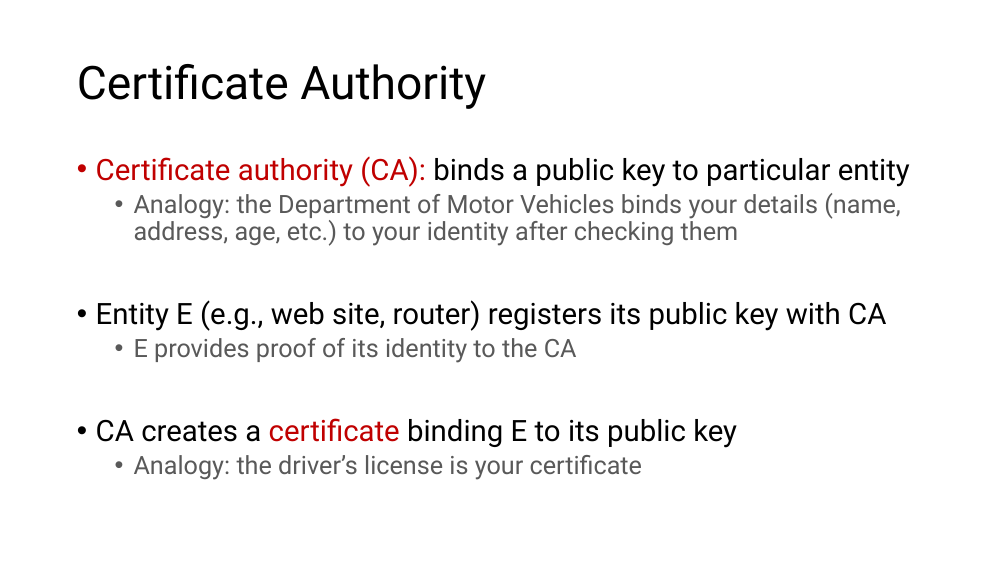
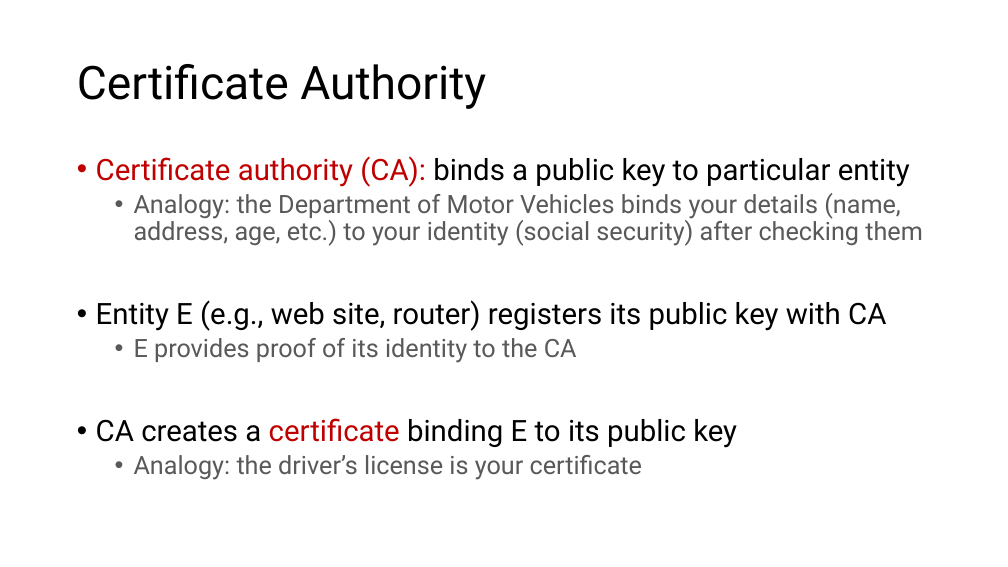
Before and after one commit to ngsrinivas/coursegen, a slide deck: slide 34 of ex/352-S21/staging/352-S21/lectures/security-public-key-crypto.pptx. Drawn at 1008x567 pixels with LibreOffice and Linux fonts; fonts in the diff are those of the drawing. Boxes give left, top, right and bottom in pixels: in the first picture for what was removed or moved away, otherwise in the second. Text is boxed around its words. In the diff, an @@ line names an element or a change of style, - is before the commit and + after.

```diff
--- a/ex/352-S21/staging/352-S21/lectures/security-public-key-crypto.pptx
+++ b/ex/352-S21/staging/352-S21/lectures/security-public-key-crypto.pptx
@@ text at (134, 193, 923, 246): text changed @@
-  • Analogy: the Department of Motor Vehicles binds your details (name, address, age, etc.) to your identity after checking them
+  • Analogy: the Department of Motor Vehicles binds your details (name, address, age, etc.) to your identity (social security) after checking them
```
Also in this commit, not shown: 4 other slides changed, 2 other files.
